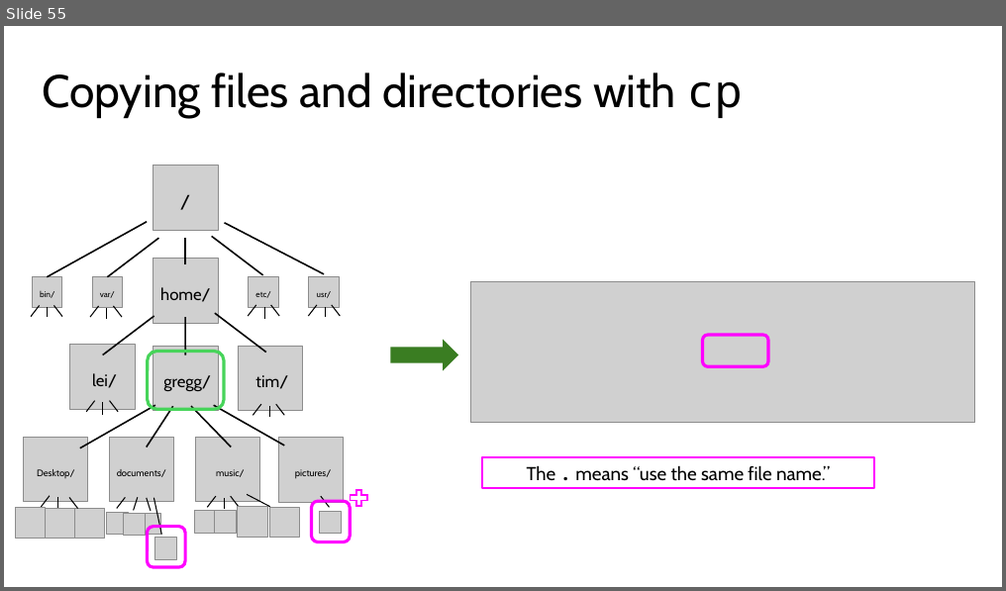
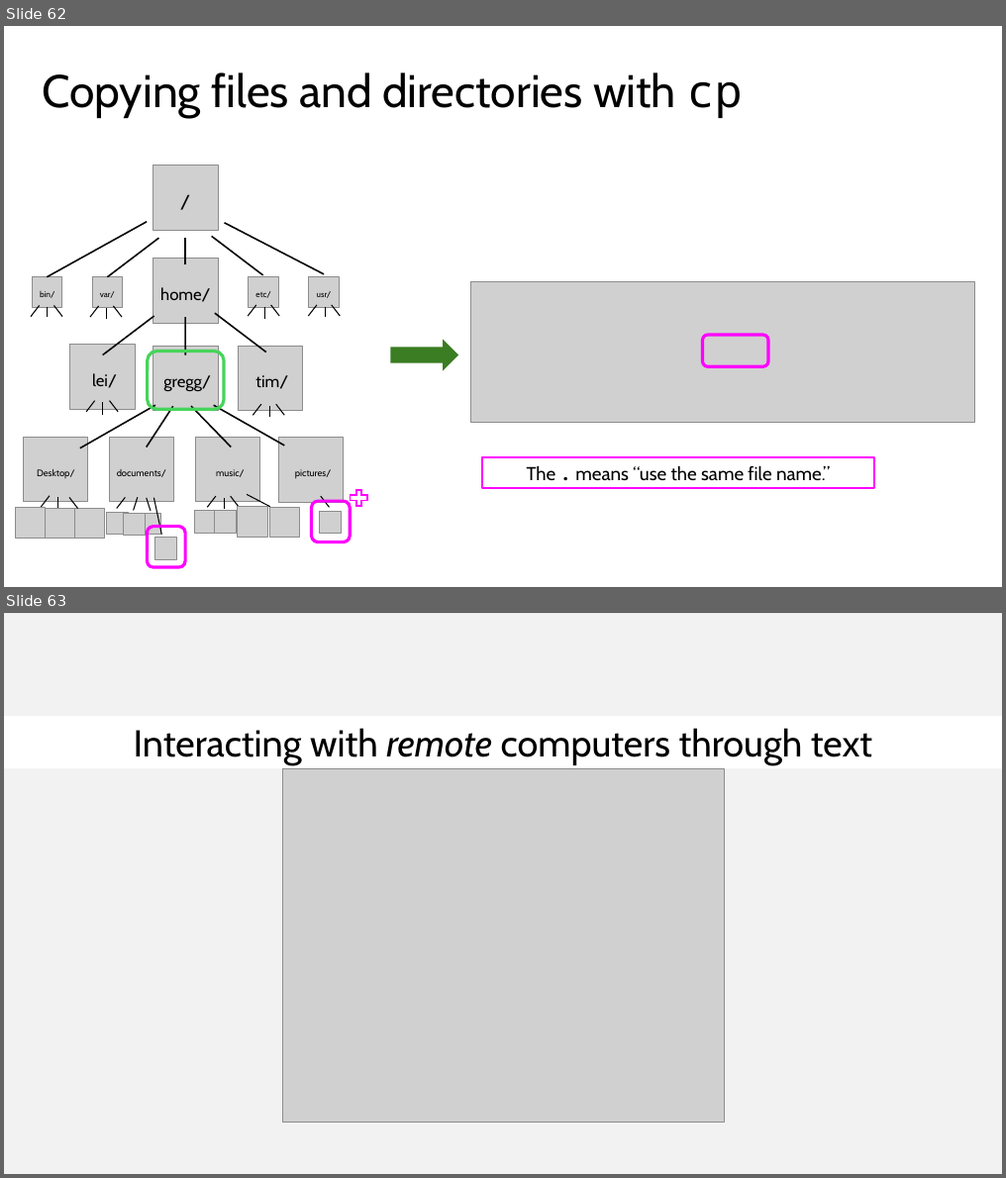
Before and after one commit to harvardinformatics/short-trainings, a slide deck: cmd-line-101/filesystems.pptx. Shown one above the other, each under a label of ours: slide 55 before the commit, slides 62 and 63 after it. The pictures are 1006x591 and 1006x1178 pixels, drawn with LibreOffice and Linux fonts; fonts in the diff are those of the drawing; grey boxes stand for pictures. Boxes give left, top, right and bottom in pixels: in the first picture for what was removed or moved away, otherwise in the second. Text is boxed around its words. In the diff, an @@ line names an element or a change of style, - is before the commit and + after.

```diff
--- a/cmd-line-101/filesystems.pptx
+++ b/cmd-line-101/filesystems.pptx
@@ slide 63 added at [4, 613, 1002, 1174], background #FFFFFF @@
@@ rectangle added at [4, 613, 1002, 1174], fill #F2F2F2 @@
@@ rectangle added at [4, 716, 1002, 769], fill #FFFFFF, 36 pt, text #000000 @@
+Interacting with remote computers through text
@@ picture added at [282, 768, 724, 1122] @@
@@ what was slide 55 is now slide 62 @@
```
Also in this commit, not shown: 4 slides changed, 7 other slides added.
